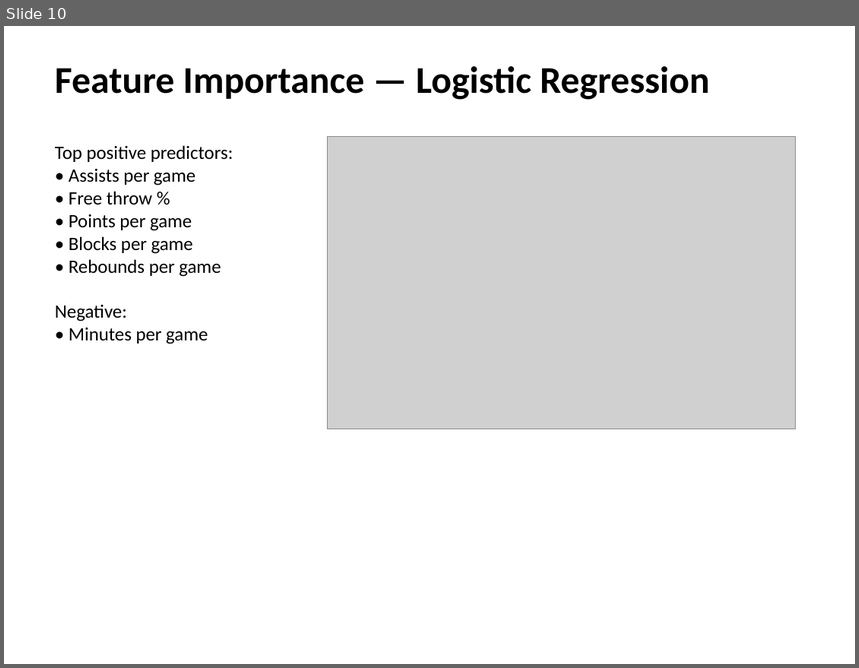
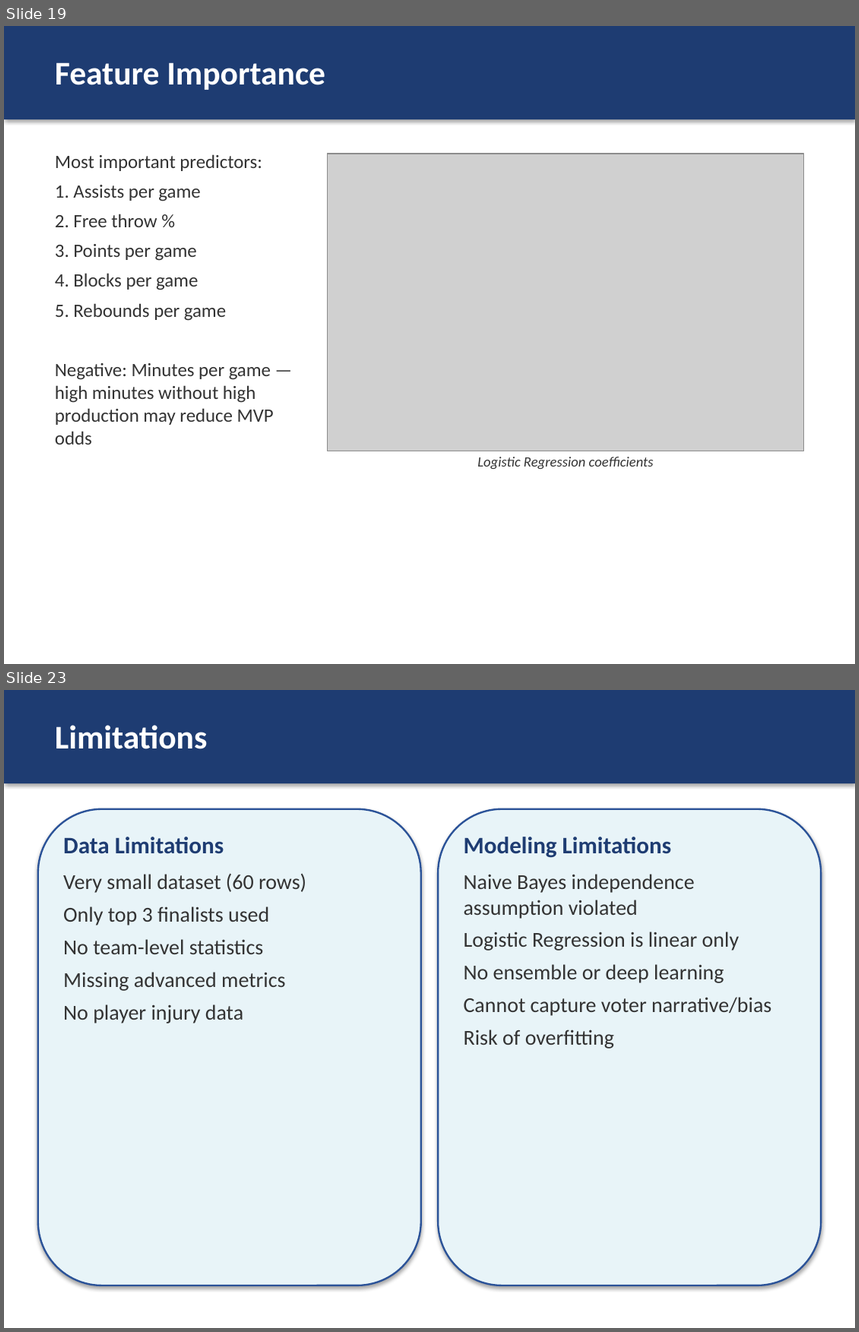
Before and after one commit to Nami-181/nba-mvp-ml, a slide deck: reports/presentation/NBA_MVP_Prediction.pptx. Shown one above the other, each under a label of ours: slide 10 before the commit, slides 19 and 23 after it; the slides between them are not shown. The pictures are 859x668 and 859x1332 pixels, drawn with LibreOffice and Linux fonts; fonts in the diff are those of the drawing; grey boxes stand for pictures. Boxes give left, top, right and bottom in pixels: in the first picture for what was removed or moved away, otherwise in the second. Text is boxed around its words. In the diff, an @@ line names an element or a change of style, - is before the commit and + after.

```diff
--- a/reports/presentation/NBA_MVP_Prediction.pptx
+++ b/reports/presentation/NBA_MVP_Prediction.pptx
@@ slide 23 added at (4,690,855,1328), background #FFFFFF @@
@@ rectangle added at (4,690,855,783), fill #1E3C72 @@
@@ text added at (55,725,207,749), 28 pt, text #FFFFFF, bold @@
+Limitations
@@ rounded rectangle added at (38,809,421,1286), fill #E8F4F8, outline #2A5298 1.5 pt @@
@@ rounded rectangle added at (438,809,821,1286), fill #E8F4F8, outline #2A5298 1.5 pt @@
@@ text added at (63,837,306,1024), 18 pt, text #333333 @@
+Data Limitations
+Very small dataset (60 rows)
+Only top 3 finalists used
+No team-level statistics
+Missing advanced metrics
+No player injury data
@@ text added at (464,837,772,1049), 18 pt, text #333333 @@
+Modeling Limitations
+Naive Bayes independence assumption violated
+Logistic Regression is linear only
+No ensemble or deep learning
+Cannot capture voter narrative/bias
+Risk of overfitting
@@ what was slide 10 is now slide 19 @@
@@ slide 19 changed as well @@
@@ rectangle added at (4,26,855,119), fill #1E3C72 @@
@@ text at (55,62,325,90): text changed; size 32 to 28 pt; text colour #000000 to #FFFFFF @@
-Feature Importance — Logistic Regression
+Feature Importance
@@ text at (55,154,274,445): text changed; text colour #000000 to #333333 @@
-Top positive predictors:
-• Assists per game
-• Free throw %
-• Points per game
-• Blocks per game
-• Rebounds per game
-Negative:
-• Minutes per game
+Most important predictors:
+1. Assists per game
+2. Free throw %
+3. Points per game
+4. Blocks per game
+5. Rebounds per game
+Negative: Minutes per game — high minutes without high production may reduce MVP odds
@@ picture: place and size @@
-picture at (328,137,796,430)
+picture at (328,154,804,452)
@@ text added at (477,457,654,469), 12 pt, text #333333, italic @@
+Logistic Regression coefficients
```
Also in this commit, not shown: 6 other slides changed, 20 other slides added, 6 slides removed, 8 other files.
